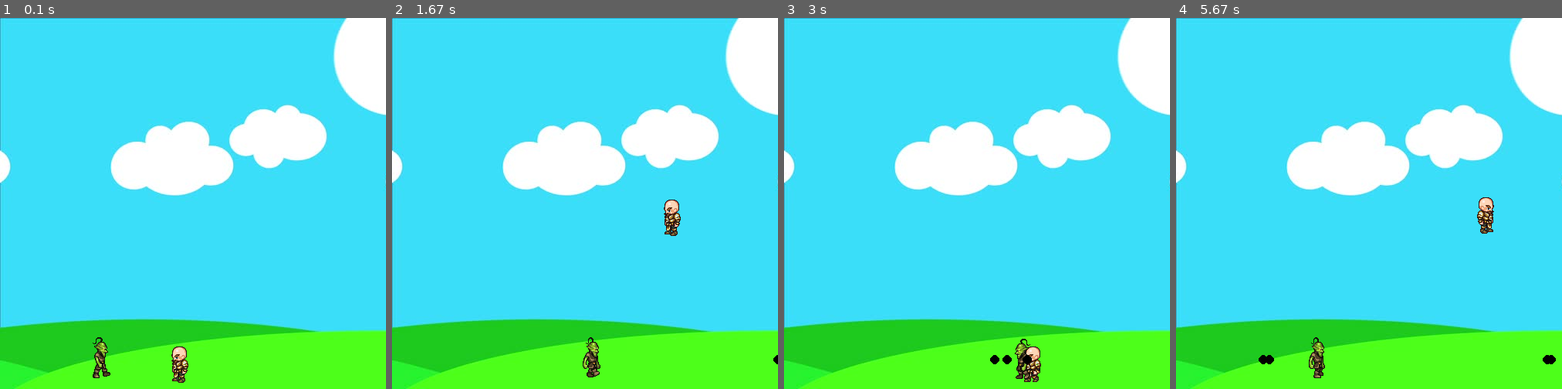
Above: before the commit, frames 1-4 (left to right).
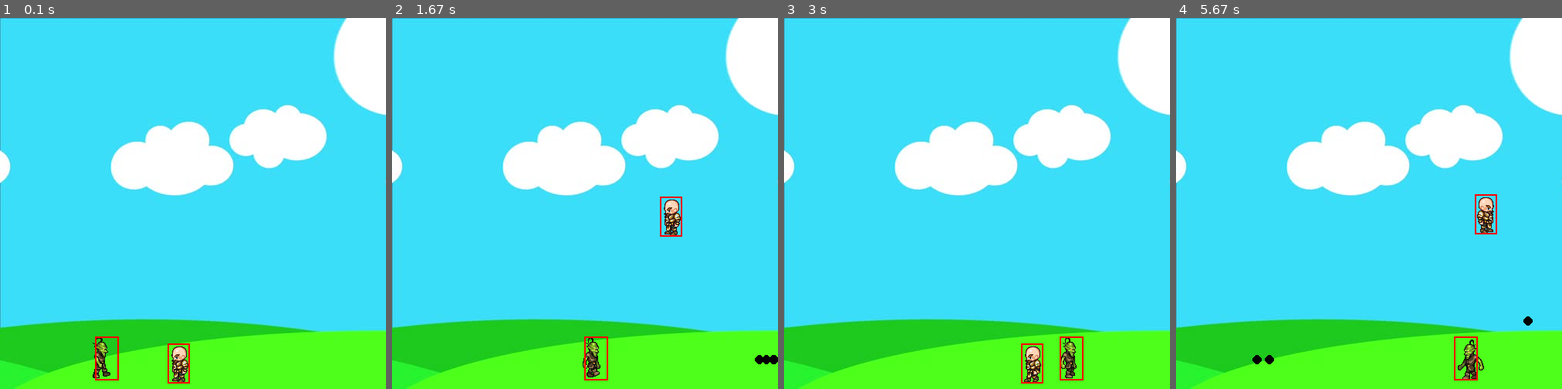
Above: after the commit, the same moments.

Repository: james-truong/pyGame
Game: pygame game, started from firstGame.py
The game is run twice, just before and just after one commit, with the same random seed, the same clock (stepped at 60 frames per second) and the same inputs.
Inputs:
- Up to frame 1 (0.1 s): no input
- Up to frame 2 (1.67 s): hold Space 0.33-0.8 s; hold Right 0.33-0.8 s; hold Right 0.83-1.3 s; tap Space at 0.9, 1.2, 1.4 s; hold Up 1.33-1.63 s
- Up to frame 3 (3 s): hold Right 1.67-2.13 s; tap Space at 1.73, 2.03, 2.23, 2.53, 2.8 s; hold Left 2.17-2.7 s; hold Left from 2.73 s (still down)
- Up to frame 4 (5.67 s): tap Space at 3.1, 3.23, 3.63, 3.93, 4.3, 4.6, 4.8, 5.1, 5.3, 5.63 s; release Left at 3.13 s; hold Up 3.17-3.53 s; hold Right 3.57-4.2 s; hold Left 4.23-4.7 s; hold Right 4.73-5.2 s; hold Up 5.23-5.53 s; hold Right from 5.57 s (still down)

The runs differ from the first frame. In frame 1, 0.3% of the frame differs, in the area x 24-50%, y 85-99%; in frame 2, 0.4%; in frame 3, 0.9%; in frame 4, 1.1%, in the area x 19-99%, y 47-98%.

Commit message:
added collision and hitboxes

Diff:
--- a/firstGame.py
+++ b/firstGame.py
@@ -26,6 +26,7 @@
         self.walkCount = 0
         self.jumpCount = 10
         self.standing = True
+        self.hitbox = (self.x + 17, self.y + 11, 29, 52)
 
     def draw(self, win):
         if self.walkCount + 1 >= 27:
@@ -43,6 +44,8 @@
                 win.blit(walkRight[0], (self.x, self.y))
             else:
                 win.blit(walkLeft[0], (self.x, self.y))
+        self.hitbox = (self.x + 17, self.y + 11, 29, 52)
+        pygame.draw.rect(win, (255,0,0), self.hitbox,2)
 
 
 
@@ -68,37 +71,42 @@
         self.y = y
         self.width = width
         self.height = height
-        self.path = [x, end]
+        self.end = end
+        self.path = [self.x, self.end]
         self.walkCount = 0
         self.vel = 3
+        self.hitbox = (self.x + 17, self.y + 2, 31, 57)
 
-    def draw(self, win):
+    def draw(self,win):
         self.move()
         if self.walkCount + 1 >= 33:
             self.walkCount = 0
 
         if self.vel > 0:
-            win.blit(self.walkRight[self.walkCount//3], (self.x,self.y))
+            win.blit(self.walkRight[self.walkCount //3], (self.x, self.y))
             self.walkCount += 1
         else:
-            win.blit(self.walkLeft[self.walkCount//3], (self.x,self.y))
+            win.blit(self.walkLeft[self.walkCount //3], (self.x, self.y))
             self.walkCount += 1
+        self.hitbox = (self.x + 17, self.y + 2, 31, 57)
+        pygame.draw.rect(win, (255,0,0), self.hitbox,2)
 
     def move(self):
         if self.vel > 0:
-            if self.x < self.path[1] + self.vel:
+            if self.x + self.vel < self.path[1]:
                 self.x += self.vel
             else:
                 self.vel = self.vel * -1
-                self.x += self.vel
                 self.walkCount = 0
         else:
-            if self.x > self.path[0] - self.vel:
+            if self.x - self.vel > self.path[0]:
                 self.x += self.vel
             else:
                 self.vel = self.vel * -1
-                self.x += self.vel
                 self.walkCount = 0
+
+    def hit(self):
+        print('hit')
 
 
 
@@ -114,17 +122,28 @@
 
 #mainloop
 man = player(200, 410, 64,64)
-goblin = enemy(100, 410, 64, 64, 300)
+goblin = enemy(100, 410, 64, 64, 450)
+shootLoop = 0
 bullets = []
 run = True
 while run:
     clock.tick(27)
+
+    if shootLoop > 0:
+        shootLoop += 1
+    if shootLoop > 3:
+        shootLoop = 0
 
     for event in pygame.event.get():
         if event.type == pygame.QUIT:
             run = False
 
     for bullet in bullets:
+        if bullet.y - bullet.radius < goblin.hitbox[1] + goblin.hitbox[3] and bullet.y + bullet.radius > goblin.hitbox[1]:
+            if bullet.x + bullet.radius > goblin.hitbox[0] and bullet.x - bullet.radius < goblin.hitbox[0] + goblin.hitbox[2]:
+                goblin.hit()
+                bullets.pop(bullets.index(bullet))
+
         if bullet.x < 500 and bullet.x > 0:
             bullet.x += bullet.vel
         else:
@@ -132,7 +151,7 @@
 
     keys = pygame.key.get_pressed()
 
-    if keys[pygame.K_SPACE]:
+    if keys[pygame.K_SPACE] and shootLoop == 0:
         if man.left:
             facing = -1
         else:
@@ -140,6 +159,8 @@
 
         if len(bullets) < 5:
             bullets.append(projectile(round(man.x + man.width //2), round(man.y + man.height//2), 6, (0,0,0), facing))
+
+        shootLoop = 1
 
     if keys[pygame.K_LEFT] and man.x > man.vel:
         man.x -= man.vel
